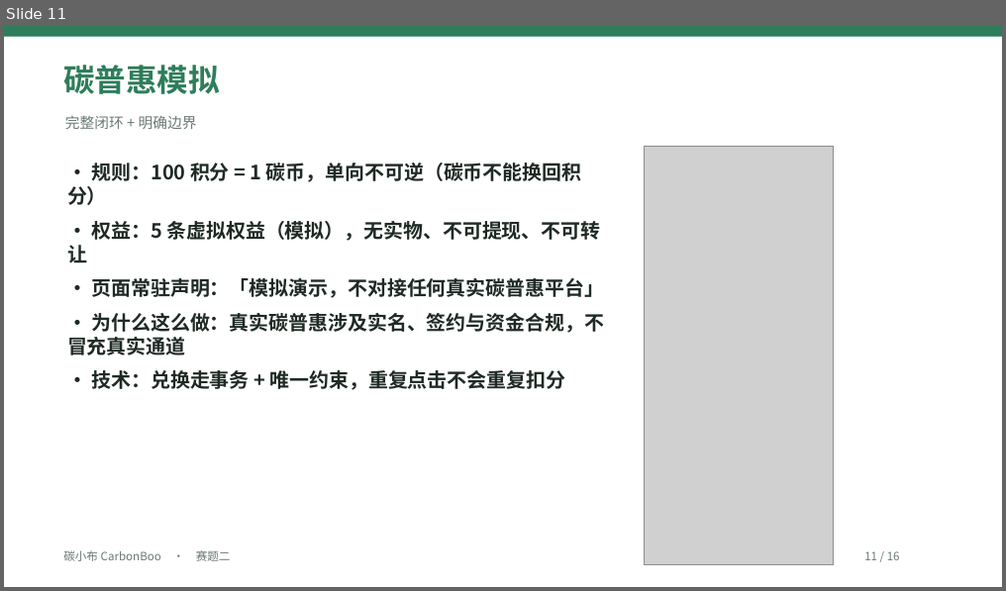
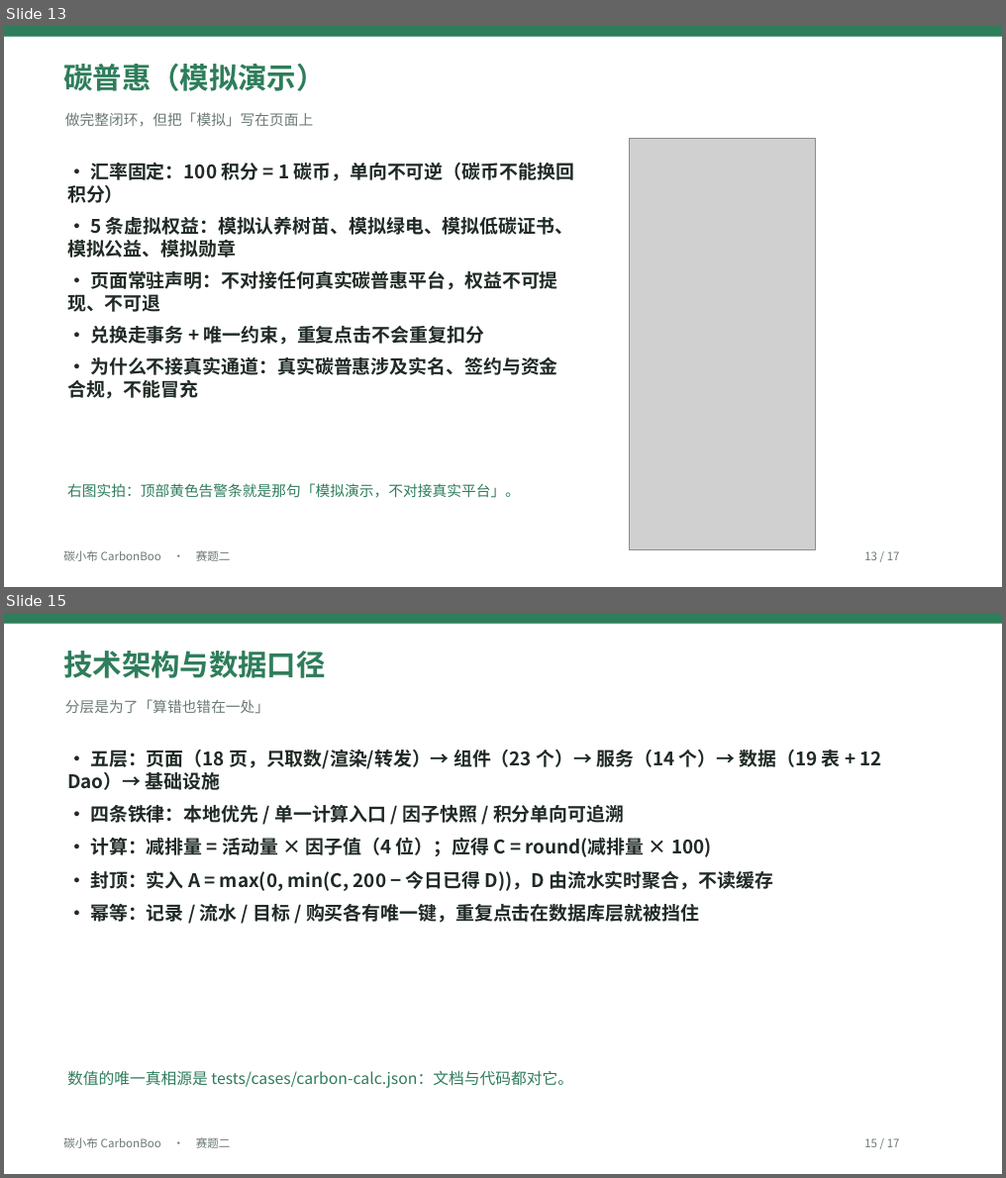
Before and after one commit to a3354547604-stack/CarbonBoo, a slide deck: submit/03-演示文稿-碳小布CarbonBoo.pptx. Shown one above the other, each under a label of ours: slide 11 before the commit, slides 13 and 15 after it; the slides between them are not shown. The pictures are 1006x591 and 1006x1178 pixels, drawn with LibreOffice and Linux fonts; fonts in the diff are those of the drawing; grey boxes stand for pictures. Boxes give left, top, right and bottom in pixels: in the first picture for what was removed or moved away, otherwise in the second. Text is boxed around its words. In the diff, an @@ line names an element or a change of style, - is before the commit and + after.

Commit message:
docs(submit): PPT 改为「一页一屏」，图文一一对应
改了什么：
- 原 PPT 是先做一批通用截图再逐页轮换放图，出现图与左侧文字对不上（讲架构配记录列表、讲因子配科普列表、讲协同实拍配「我的」页）
- 重排为 17 页：概念页（痛点/全景/架构与口径/质量与合规/结尾）不放图；界面页只放那一屏的截图
- 新增 3 页关键界面：记录明细（因子快照四列）、目标进度、更换外观（环+饰物）
- 12 张截图与页面主题一一对应：01-home / 14-record-edit / 03-records / 15-record-detail / 02-dashboard / 06-goal / 07-badge / 08-shop / 12-appearance / 17-science-detail / 10-include / 11-sync
- docs/APPENDIX-E §4 大纲同步重写（含重排原因）；submit/README 与 docs/README 页数口径改 17 页
- CHANGELOG v4.23

跑了什么：python scripts/build_submission_pptx.py（SAVED 10,510,525 B / 17 slides）、
python tests/tools/check_l0.py --strict（PASS）
校验：17 页全部带备注；12 张图的 sha256 与源文件逐一比对，落在讲同一界面的页上；文本对 5,741 / 31 项 / 48 条 / 16 张 / 学校 / 学院 / 队名 / 指导老师 均 0 命中。

结果：通过。

```diff
--- a/submit/03-演示文稿-碳小布CarbonBoo.pptx
+++ b/submit/03-演示文稿-碳小布CarbonBoo.pptx
@@ slide 15 added at box(4, 613, 1002, 1174), background #FFFFFF @@
@@ rectangle added at box(4, 613, 1002, 624), fill #2E7D5B @@
@@ text added at box(63, 651, 325, 678), 28 pt, text #2E7D5B, bold @@
+技术架构与数据口径
@@ text added at box(65, 699, 269, 713), 14 pt, text #6B7A72 @@
+分层是为了「算错也错在一处」
@@ text added at box(67, 750, 882, 923), 18 pt, text #1F2A24, bold @@
+· 五层：页面（18 页，只取数/渲染/转发）→ 组件（23 个）→ 服务（14 个）→ 数据（19 表 + 12 Dao）→ 基础设施
+· 四条铁律：本地优先 / 单一计算入口 / 因子快照 / 积分单向可追溯
+· 计算：减排量 = 活动量 × 因子值（4 位）；应得 C = round(减排量 × 100)
+· 封顶：实入 A = max(0, min(C, 200 − 今日已得 D))，D 由流水实时聚合，不读缓存
+· 幂等：记录 / 流水 / 目标 / 购买各有唯一键，重复点击在数据库层就被挡住
@@ text added at box(67, 1070, 573, 1088), 15 pt, text #2E7D5B @@
+数值的唯一真相源是 tests/cases/carbon-calc.json：文档与代码都对它。
@@ text added at box(63, 1138, 231, 1149), 11 pt, text #6B7A72 @@
+碳小布 CarbonBoo · 赛题二
@@ text added at box(864, 1139, 900, 1148), 11 pt, text #6B7A72 @@
+15 / 17
@@ what was slide 11 is now slide 13 @@
@@ slide 13 changed as well @@
@@ text at box(63, 64, 325, 91): text changed; size 30 to 28 pt @@
-碳普惠模拟
+碳普惠（模拟演示）
@@ text at box(65, 112, 314, 126): text changed @@
-完整闭环 + 明确边界
+做完整闭环，但把「模拟」写在页面上
@@ picture: place and size @@
-picture at box(645, 146, 834, 565)
+picture at box(629, 138, 816, 550)
@@ text at box(67, 163, 575, 399): text changed; size 19 to 18 pt @@
-· 规则：100 积分 = 1 碳币，单向不可逆（碳币不能换回积分）
-· 权益：5 条虚拟权益（模拟），无实物、不可提现、不可转让
-· 页面常驻声明：「模拟演示，不对接任何真实碳普惠平台」
-· 为什么这么做：真实碳普惠涉及实名、签约与资金合规，不冒充真实通道
-· 技术：兑换走事务 + 唯一约束，重复点击不会重复扣分
+· 汇率固定：100 积分 = 1 碳币，单向不可逆（碳币不能换回积分）
+· 5 条虚拟权益：模拟认养树苗、模拟绿电、模拟低碳证书、模拟公益、模拟勋章
+· 页面常驻声明：不对接任何真实碳普惠平台，权益不可提现、不可退
+· 兑换走事务 + 唯一约束，重复点击不会重复扣分
+· 为什么不接真实通道：真实碳普惠涉及实名、签约与资金合规，不能冒充
@@ text added at box(67, 483, 520, 498), 14 pt, text #2E7D5B @@
+右图实拍：顶部黄色告警条就是那句「模拟演示，不对接真实平台」。
@@ text at box(864, 552, 900, 561): text changed @@
-11 / 16
+13 / 17
```
Also in this commit, not shown: 6 other slides changed, 9 other slides added, 9 slides removed, 6 other files.
